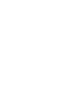
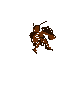
Comparing the layer stacks of the two 80x104 images. Changes:
showed "hit" over [29, 21, 56, 54]
